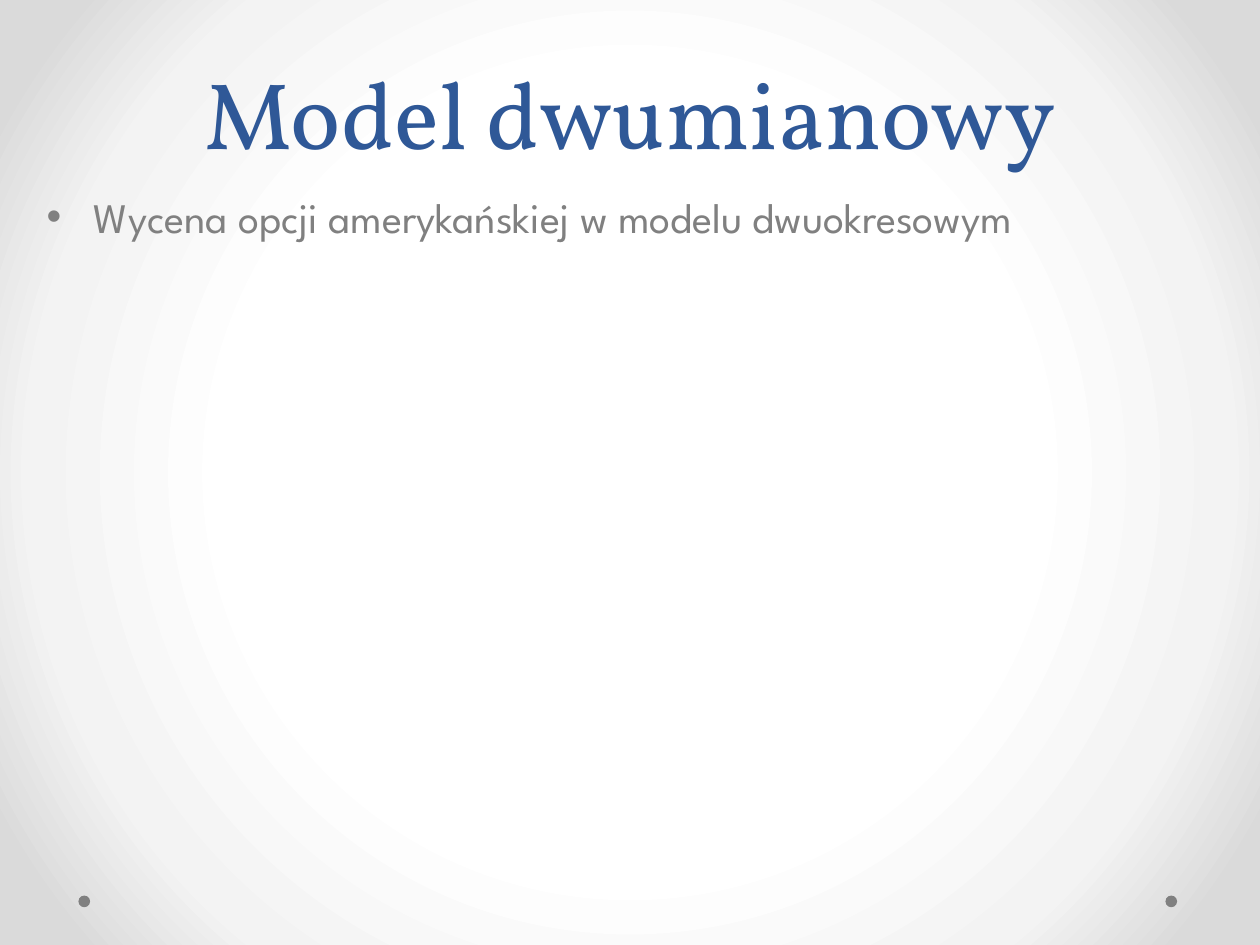
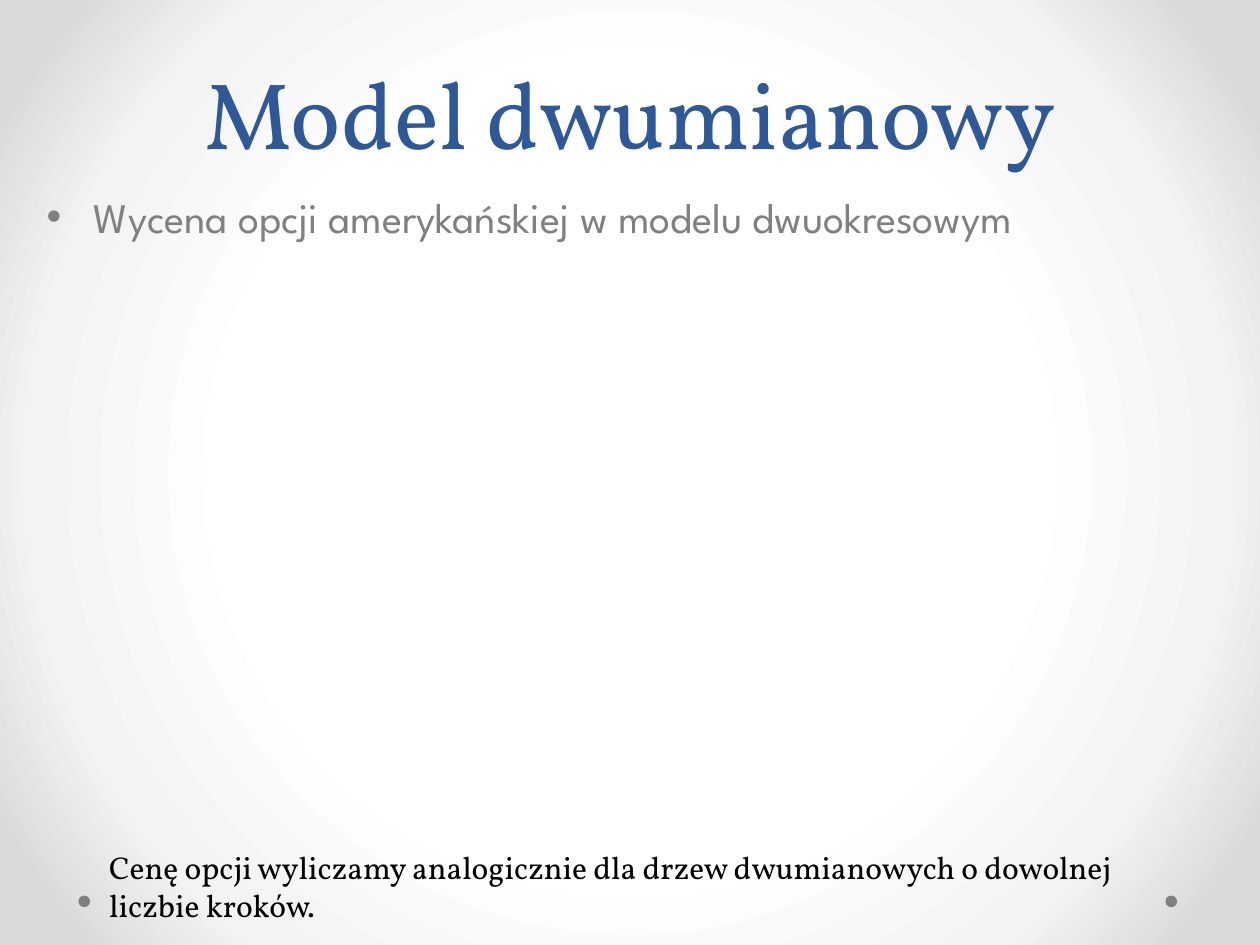
Before and after one commit to klaudia-tunska/Projekt, a slide deck: slide 9 of Prezentacja.pptx. Drawn at 1260x945 pixels with LibreOffice and Linux fonts; fonts in the diff are those of the drawing. Boxes give left, top, right and bottom in pixels: in the first picture for what was removed or moved away, otherwise in the second. Text is boxed around its words. In the diff, an @@ line names an element or a change of style, - is before the commit and + after.

```diff
--- a/Prezentacja.pptx
+++ b/Prezentacja.pptx
@@ text added at box(109, 856, 1111, 918), 18 pt, text #000000 @@
+Cenę opcji wyliczamy analogicznie dla drzew dwumianowych o dowolnej liczbie kroków.
```
Also in this commit, not shown: 1 other slide changed.
